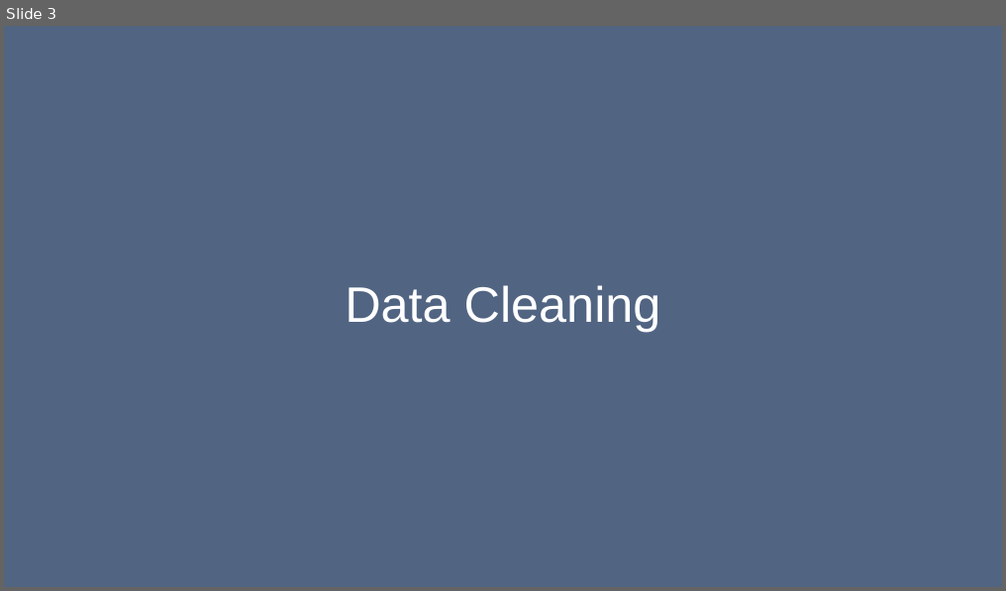
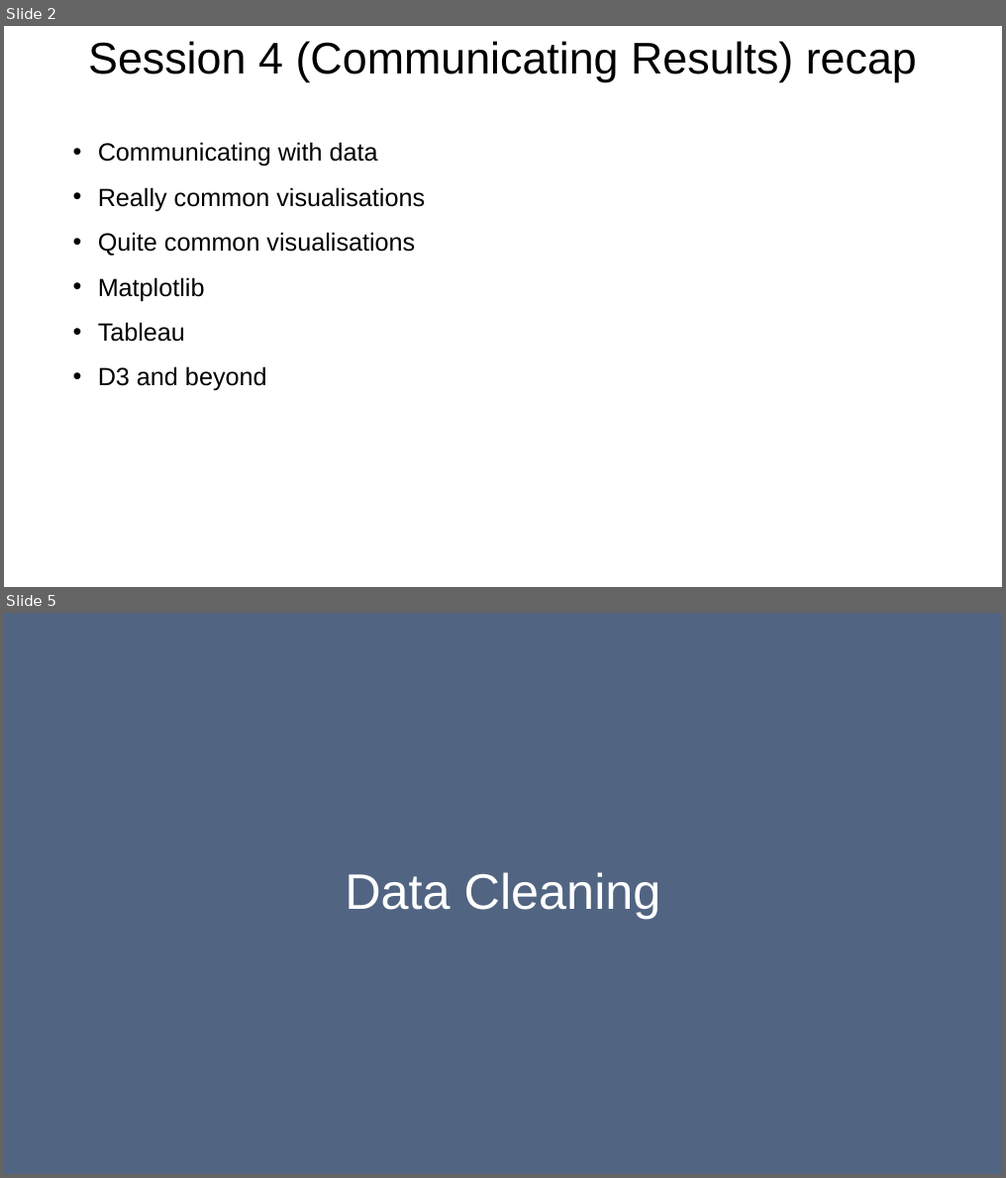
Before and after one commit to bodacea/datascienceforbeginners, a slide deck: Session 05 Cleaning and Exploring.ppt. Shown one above the other, each under a label of ours: slide 3 before the commit, slides 2 and 5 after it; the slides between them are not shown. The pictures are 1006x591 and 1006x1178 pixels, drawn with LibreOffice and Linux fonts; fonts in the diff are those of the drawing. Boxes give left, top, right and bottom in pixels: in the first picture for what was removed or moved away, otherwise in the second. Text is boxed around its words. In the diff, an @@ line names an element or a change of style, - is before the commit and + after.

Commit message:
Cleaned up slides for sessions 5 and 6

```diff
--- a/Session 05 Cleaning and Exploring.ppt
+++ b/Session 05 Cleaning and Exploring.ppt
@@ slide 2 added at (4,26,1002,587), background #FFFFFF @@
@@ title added at (88,41,917,82), 32 pt, text #000000 @@
+Session 4 (Communicating Results) recap
@@ text added at (98,142,425,391), 18 pt, text #000000 @@
+• Communicating with data
+• Really common visualisations
+• Quite common visualisations
+• Matplotlib
+• Tableau
+• D3 and beyond
@@ what was slide 3 is now slide 5 @@
```
Also in this commit, not shown: 27 slides changed, 1 other slide added, 2 slides removed.
